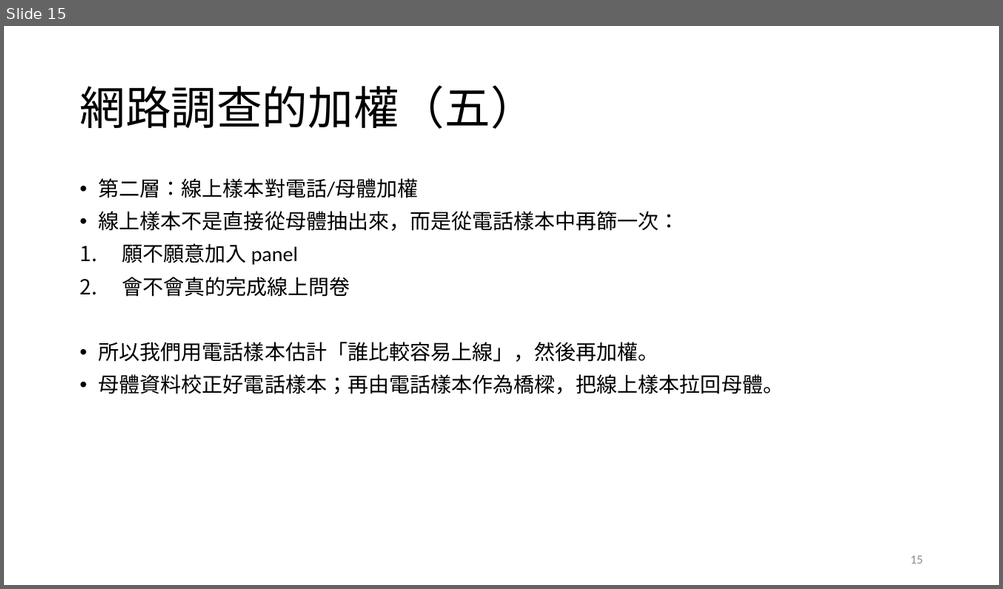
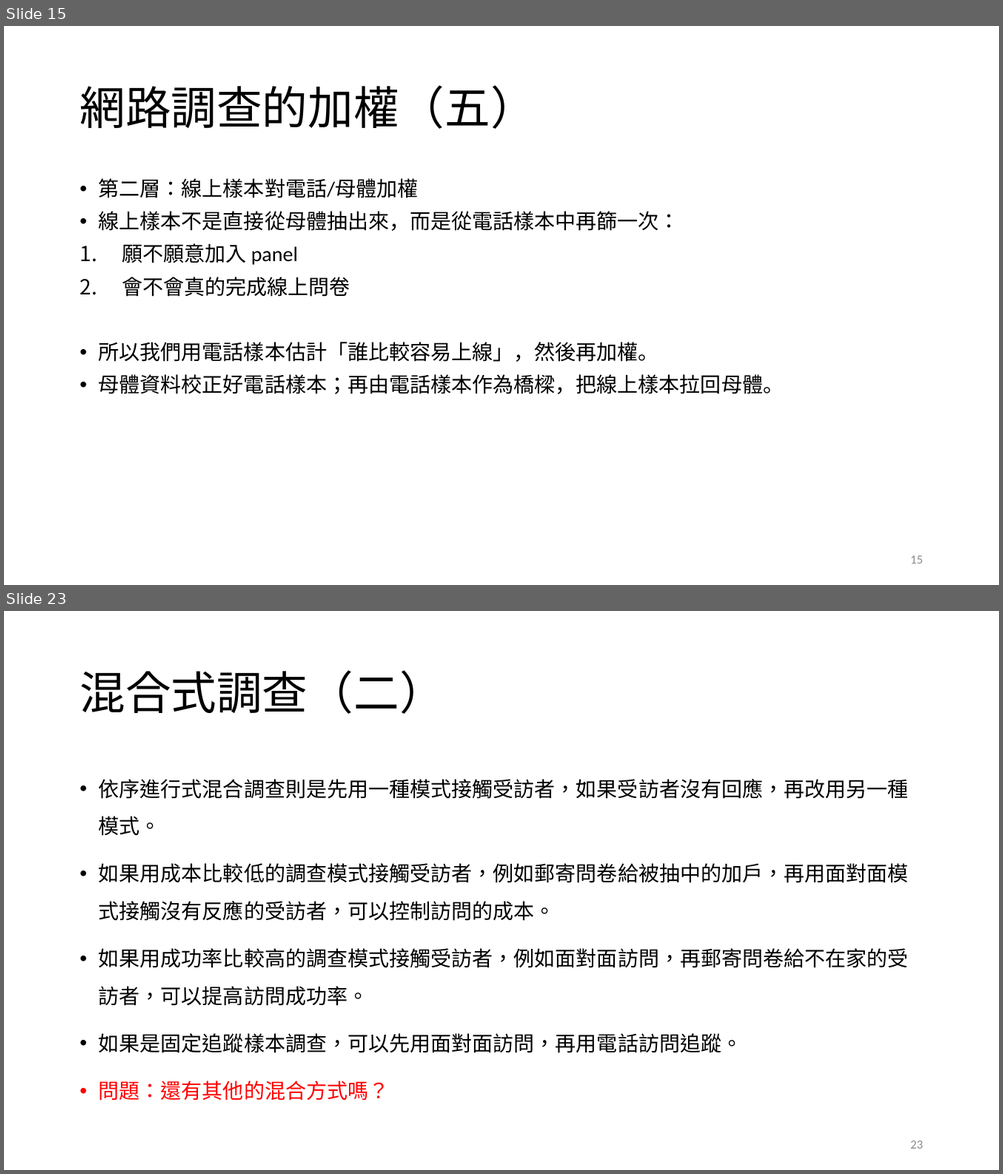
Before and after one commit to TsaiChiahung/PublicOpinion2026, a slide deck: 投影片/民意與調查Week4.pptx. Shown one above the other, each under a label of ours: slide 15 before the commit, slides 15 and 23 after it; the slides between them are not shown. The pictures are 1003x589 and 1003x1174 pixels, drawn with LibreOffice and Linux fonts; fonts in the diff are those of the drawing. Boxes give left, top, right and bottom in pixels: in the first picture for what was removed or moved away, otherwise in the second. Text is boxed around its words. In the diff, an @@ line names an element or a change of style, - is before the commit and + after.

```diff
--- a/投影片/民意與調查Week4.pptx
+++ b/投影片/民意與調查Week4.pptx
@@ slide 23 added at bbox=[4, 611, 999, 1170], background #FFFFFF @@
@@ title added at bbox=[79, 670, 444, 714], 44 pt, text #000000 @@
+混合式調查（二）
@@ text added at bbox=[99, 779, 908, 1101], 20 pt, text #000000 @@
+• 依序進行式混合調查則是先用一種模式接觸受訪者，如果受訪者沒有回應，再改用另一種模式。
+• 如果用成本比較低的調查模式接觸受訪者，例如郵寄問卷給被抽中的加戶，再用面對面模式接觸沒有反應的受訪者，可以控制訪問的成本。
+• 如果用成功率比較高的調查模式接觸受訪者，例如面對面訪問，再郵寄問卷給不在家的受訪者，可以提高訪問成功率。
+• 如果是固定追蹤樣本調查，可以先用面對面訪問，再用電話訪問追蹤。
+• 問題：還有其他的混合方式嗎？
@@ page number added at bbox=[910, 1141, 922, 1149], 12 pt, text #8C8C8C @@
+23
```
Also in this commit, not shown: 4 slides changed, 5 other slides added, 1 other file.
